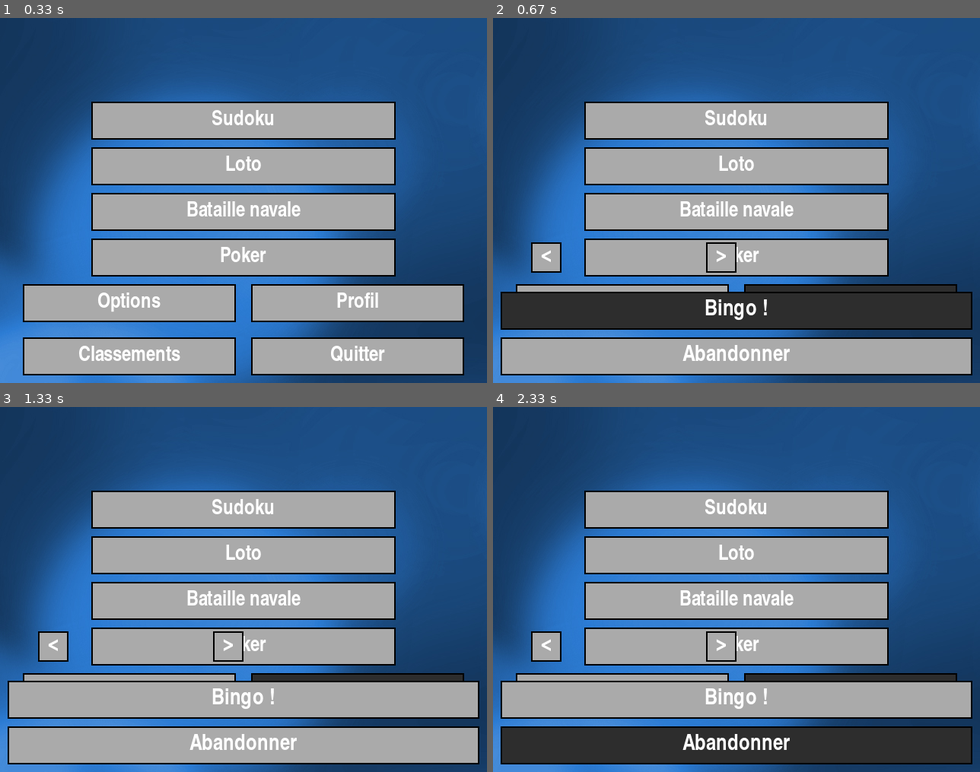
Above: before the commit, frames 1-4 (two rows, left to right).
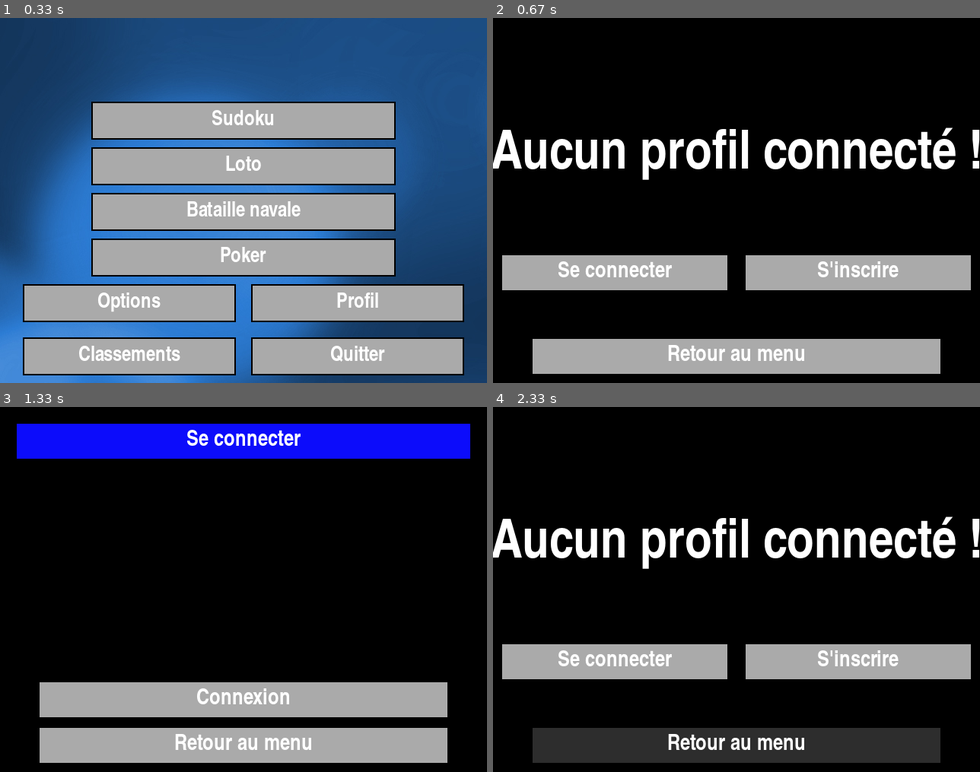
Above: after the commit, the same moments.

Repository: erwandemerville/4Games
Game: pygame game, started from src/main.py
Two runs of this game, one before a commit and one after it. Both use one fixed random seed, a clock stepped at 60 frames per second and the inputs below.
Inputs (mouse positions are in pixels of both pictures, inside the frame that each line leads up to):
- Up to frame 1 (0.33 s): no input
- Up to frame 2 (0.67 s): click (804, 295) at 0.38 s
- Up to frame 3 (1.33 s): click (112, 512) at 0.72 s; click (228, 662) at 1.05 s
- Up to frame 4 (2.33 s): click (605, 691) at 1.55 s; click (731, 658) at 1.88 s; click (736, 746) at 2.22 s

Frame 1 is identical in both runs. In frame 2, 85% of the frame differs, in the area x 0-100%, y 0-100%; in frame 3, 80%; in frame 4, 85%.

Commit message:
Implémentations de tous les boutons pour les menus profils, reste afficher place dans classement et les inputs

Diff:
--- a/src/Profil/__init__.py
+++ b/src/Profil/__init__.py
@@ -1,64 +1,148 @@
-import os
-from random import randint
-
+# Crée par BendoTv pour le projet d'algorithmique et développement
+# Réalisé en Décembre 2019
 import pygame
 
-import LTO
 import UiPygame as ui
 import SubMenu
 from Grille import Grille, Loto_Case
 from UiPygame import Title
 
+# Classe du menu principal du profil
 class Menu_ProfilM(SubMenu.Menu_G):
     "Menu principal du profil"
 
     def __init__(self,data, frame):
         # Constructeur prenant la classe Data définie dans le main.py
         super().__init__(data,
-                         [ui.Bouton(10, frame.get_height()-60, frame.get_width() - 20, 50, 2, (45, 45, 45),
-                                    "Abandonner", (170, 170, 170), pygame.font.SysFont("Impact",27),(255,255,255)),
-                          ui.Bouton(10, frame.get_height()-120, frame.get_width() - 20, 50, 2, (45, 45, 45),
-                                    "Bingo !", (170, 170, 170), pygame.font.SysFont("Impact",27),(255,255,255)),
-                          ui.Bouton(50, frame.get_height()-185, 40, 40, 2, (45, 45, 45),
-                                    "<", (170, 170, 170), pygame.font.SysFont("Impact",27),(255,255,255)),
-                          ui.Bouton(280, frame.get_height()-185, 40, 40, 2, (45, 45, 45),
-                                    ">", (170, 170, 170), pygame.font.SysFont("Impact",27),(255,255,255))])
+                         [ui.Bouton(10, frame.get_height()-170, frame.get_width()/2 - 20, 50, 2, (45, 45, 45),
+                                    "Se connecter", (170, 170, 170), pygame.font.SysFont("Impact",27),(255,255,255)),
+                          ui.Bouton(10+frame.get_width()/2, frame.get_height()-170, frame.get_width()/2 - 20, 50, 2, (45, 45, 45),
+                                    "S'inscrire", (170, 170, 170), pygame.font.SysFont("Impact",27),(255,255,255)),
+                          ui.Bouton(50, frame.get_height()-60, frame.get_width()-100, 50, 2, (45, 45, 45),
+                                    "Retour au menu", (170, 170, 170), pygame.font.SysFont("Impact",27),(255,255,255)),
+                          ui.Bouton(100, frame.get_height()-150, frame.get_width()-200, 50, 2, (45, 45, 45),
+                                    "Se déconnecter", (170, 170, 170), pygame.font.SysFont("Impact",27),(255,255,255))])
+        self.police = pygame.font.SysFont("Impact",65)
+        self.police27 = pygame.font.SysFont("Impact", 27)
+        self.titre = Title(20, 20, frame.get_width() - 40, 50, 2, "Profil", (12, 12, 251), self.police27,
+                           (255, 255, 255))
+    # Appelée lorsque le joueur clique
+    def click(self, frame):
+        if self.boutons[0].isCursorInRange():
+            self.data.setEtat("Profil_Co")
+            self.data.soundSystem.playSound("Clique")
+        elif self.boutons[1].isCursorInRange():
+            if self.isConnected():
+                self.deconnecte()
+            else:
+                self.data.setEtat("Profil_Ins")
+            self.data.soundSystem.playSound("Clique")
+        elif self.boutons[2].isCursorInRange():
+            self.data.setEtat("main")
+            self.data.soundSystem.playSound("Clique")
+        elif self.boutons[3].isCursorInRange():
+            if self.isConnected():
+                self.deconnecte()
+                self.data.soundSystem.playSound("Clique")
 
-    def click(self, frame):
-        pass
+    # Détermine si un joueur est connecté
+    def isConnected(self):
+        # TODO
+        return False
+    # Appelée pour déconnecter le joueur courant
+    def deconnecte(self):
+        # TODO
+        print("Déconnexion")
+    # Retourne le pseudo du joueur courant
+    def getPseudo(self):
+        # TODO
+        return "Jacky32X"
+    # Retoune le nombre de crédits
+    def getCredits(self):
+        # TODO
+        return 50
 
+    # Appelée pour dessiner la fenetre
+    def draw(self, frame):
+        frame.blit(self.data.fond,(0,0))
+        pygame.draw.rect(frame, (0, 0, 0), (0, 0, frame.get_width(), frame.get_height()))
+        if self.isConnected():
+            self.titre.draw(frame)
+            frame.blit(self.police.render(self.getPseudo(), True, (255, 255, 255)),
+                       ((frame.get_width() / 2) - self.police.size(self.getPseudo())[0] / 2,
+                        frame.get_height() * 0.2))
+            frame.blit(self.police27.render((str(self.getCredits())+" jetons"), True, (255, 255, 255)),
+                       ((frame.get_width() / 2) - self.police27.size((str(self.getCredits())+" jetons"))[0] / 2,
+                        frame.get_height() * 0.4))
+            self.boutons[3].draw(frame)
+        else:
+            self.boutons[0].draw(frame)
+            self.boutons[1].draw(frame)
+            frame.blit(self.police.render("Aucun profil connecté !", True, (255, 255, 255)),
+                       ((frame.get_width() / 2) - self.police.size("Aucun profil connecté !")[0] / 2, frame.get_height() * 0.3))
+        self.boutons[2].draw(frame)
 
+# Classe pour le menu d'inscription
 class Menu_ProfilIns(SubMenu.Menu_G):
     "Menu inscription du profil"
 
     def __init__(self,data, frame):
         # Constructeur prenant la classe Data définie dans le main.py
         super().__init__(data,
-                         [ui.Bouton(10, frame.get_height()-60, frame.get_width() - 20, 50, 2, (45, 45, 45),
-                                    "Abandonner", (170, 170, 170), pygame.font.SysFont("Impact",27),(255,255,255)),
-                          ui.Bouton(10, frame.get_height()-120, frame.get_width() - 20, 50, 2, (45, 45, 45),
-                                    "Bingo !", (170, 170, 170), pygame.font.SysFont("Impact",27),(255,255,255)),
-                          ui.Bouton(50, frame.get_height()-185, 40, 40, 2, (45, 45, 45),
-                                    "<", (170, 170, 170), pygame.font.SysFont("Impact",27),(255,255,255)),
-                          ui.Bouton(280, frame.get_height()-185, 40, 40, 2, (45, 45, 45),
-                                    ">", (170, 170, 170), pygame.font.SysFont("Impact",27),(255,255,255))])
+                         [ui.Bouton(50, frame.get_height()-60, frame.get_width()-100, 50, 2, (45, 45, 45),
+                                    "Retour au menu", (170, 170, 170), pygame.font.SysFont("Impact",27),(255,255,255)),
+                          ui.Bouton(50, frame.get_height() - 120, frame.get_width() - 100, 50, 2, (45, 45, 45),
+                                    "Inscription", (170, 170, 170), pygame.font.SysFont("Impact", 27),
+                                    (255, 255, 255))])
+        self.police27 = pygame.font.SysFont("Impact", 27)
+        self.titre = Title(20, 20, frame.get_width() - 40, 50, 2, "S'inscrire", (12, 12, 251), self.police27,
+                           (255, 255, 255))
+    # Appelée lorsque le joueur clique
     def click(self, frame):
-        pass
+        if self.boutons[0].isCursorInRange():
+            self.data.setEtat("Profil_Main")
+            self.data.soundSystem.playSound("Clique")
+        elif self.boutons[1].isCursorInRange():
+            # TODO
+            print("submit")
+            self.data.soundSystem.playSound("Clique")
+    # Affichage du menu
+    def draw(self, frame):
+        frame.blit(self.data.fond,(0,0))
+        pygame.draw.rect(frame, (0, 0, 0), (0, 0, frame.get_width(), frame.get_height()))
+        self.boutons[0].draw(frame)
+        self.boutons[1].draw(frame)
+        self.titre.draw(frame)
 
-
+# Classe pour le menu de connexion du profil
 class Menu_ProfilCo(SubMenu.Menu_G):
     "Menu connexion du profil"
 
     def __init__(self,data, frame):
         # Constructeur prenant la classe Data définie dans le main.py
         super().__init__(data,
-                         [ui.Bouton(10, frame.get_height()-60, frame.get_width() - 20, 50, 2, (45, 45, 45),
-                                    "Abandonner", (170, 170, 170), pygame.font.SysFont("Impact",27),(255,255,255)),
-                          ui.Bouton(10, frame.get_height()-120, frame.get_width() - 20, 50, 2, (45, 45, 45),
-                                    "Bingo !", (170, 170, 170), pygame.font.SysFont("Impact",27),(255,255,255)),
-                          ui.Bouton(50, frame.get_height()-185, 40, 40, 2, (45, 45, 45),
-                                    "<", (170, 170, 170), pygame.font.SysFont("Impact",27),(255,255,255)),
-                          ui.Bouton(280, frame.get_height()-185, 40, 40, 2, (45, 45, 45),
-                                    ">", (170, 170, 170), pygame.font.SysFont("Impact",27),(255,255,255))])
+                         [ui.Bouton(50, frame.get_height()-60, frame.get_width()-100, 50, 2, (45, 45, 45),
+                                    "Retour au menu", (170, 170, 170), pygame.font.SysFont("Impact",27),(255,255,255)),
+                          ui.Bouton(50, frame.get_height() - 120, frame.get_width() - 100, 50, 2, (45, 45, 45),
+                                    "Connexion", (170, 170, 170), pygame.font.SysFont("Impact", 27),
+                                    (255, 255, 255))
+                          ])
+        self.police27 = pygame.font.SysFont("Impact", 27)
+        self.titre = Title(20, 20, frame.get_width() - 40, 50, 2, "Se connecter", (12, 12, 251), self.police27,
+                           (255, 255, 255))
+    # Fonction appelée lorsque le joueur clique
     def click(self, frame):
-        pass
+        if self.boutons[0].isCursorInRange():
+            self.data.setEtat("Profil_Main")
+            self.data.soundSystem.playSound("Clique")
+        elif self.boutons[1].isCursorInRange():
+            # TODO
+            print("submit")
+            self.data.soundSystem.playSound("Clique")
+    # fonction appelée pour dessiner la fenetre
+    def draw(self, frame):
+        frame.blit(self.data.fond,(0,0))
+        pygame.draw.rect(frame, (0, 0, 0), (0, 0, frame.get_width(), frame.get_height()))
+        self.boutons[0].draw(frame)
+        self.boutons[1].draw(frame)
+        self.titre.draw(frame)
